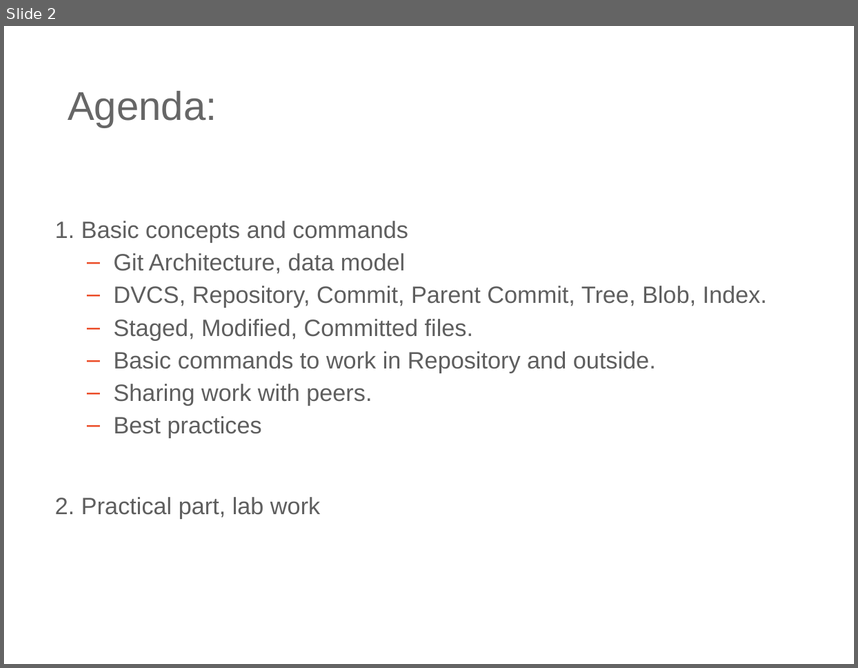
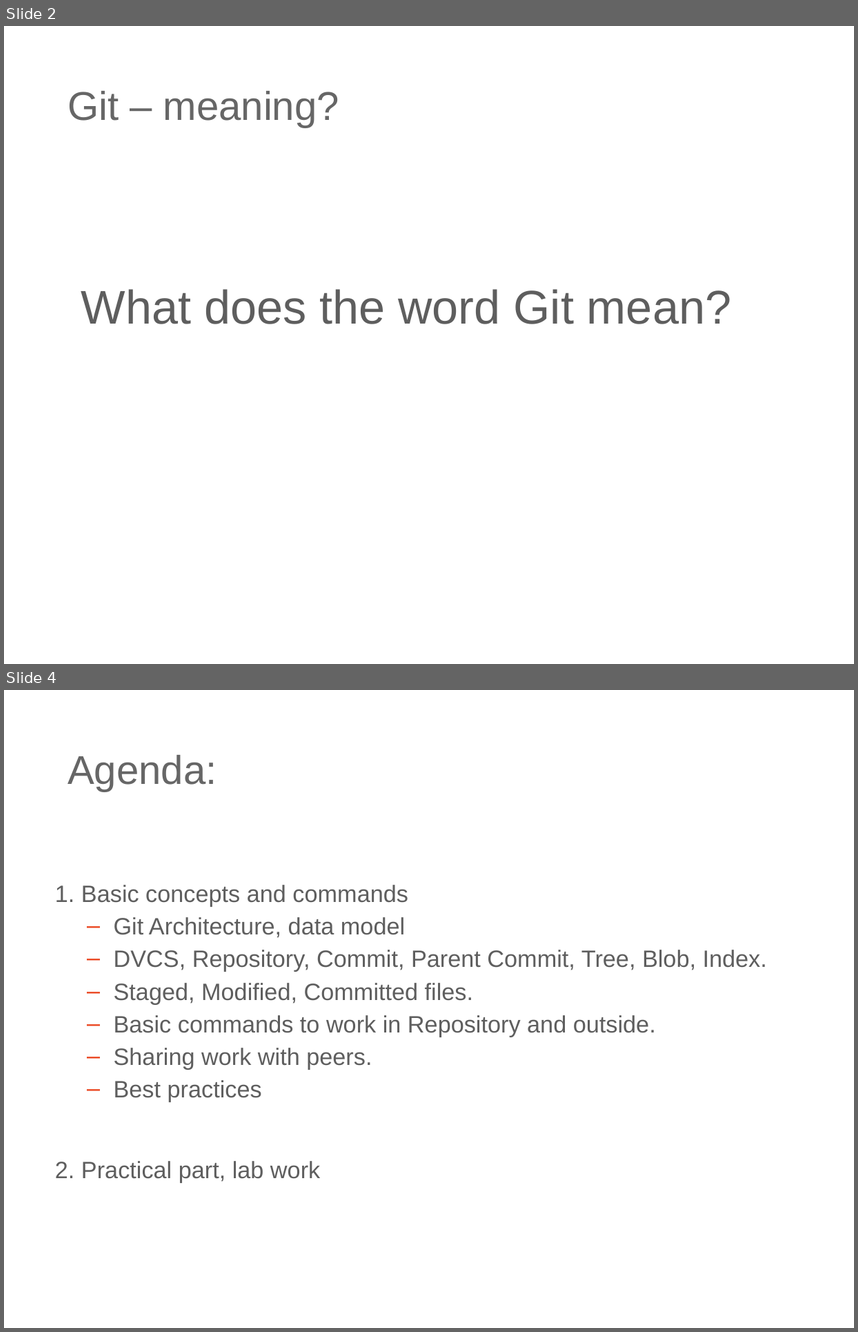
Before and after one commit to ilyaro/mysite, a slide deck: WorkStuff/Courses/Git/Git_General_Training_Lab/Git_General_Training_ap.ppt.pptx. Shown one above the other, each under a label of ours: slide 2 before the commit, slides 2 and 4 after it; the slides between them are not shown. The pictures are 858x668 and 858x1332 pixels, drawn with LibreOffice and Linux fonts; fonts in the diff are those of the drawing. Boxes give left, top, right and bottom in pixels: in the first picture for what was removed or moved away, otherwise in the second. Text is boxed around its words. In the diff, an @@ line names an element or a change of style, - is before the commit and + after.

```diff
--- a/WorkStuff/Courses/Git/Git_General_Training_Lab/Git_General_Training_ap.ppt.pptx
+++ b/WorkStuff/Courses/Git/Git_General_Training_Lab/Git_General_Training_ap.ppt.pptx
@@ slide 2 added at (x1=4, y1=26, x2=854, y2=664), background #FFFFFF @@
@@ title added at (x1=67, y1=91, x2=339, y2=127), 34 pt, text #666666 @@
+Git – meaning?
@@ text added at (x1=81, y1=289, x2=731, y2=324), 40 pt, text #5E5E5E @@
+What does the word Git mean?
@@ what was slide 2 is now slide 4 @@
```
Also in this commit, not shown: 1 slide changed, 2 other slides added, 2 other files.
